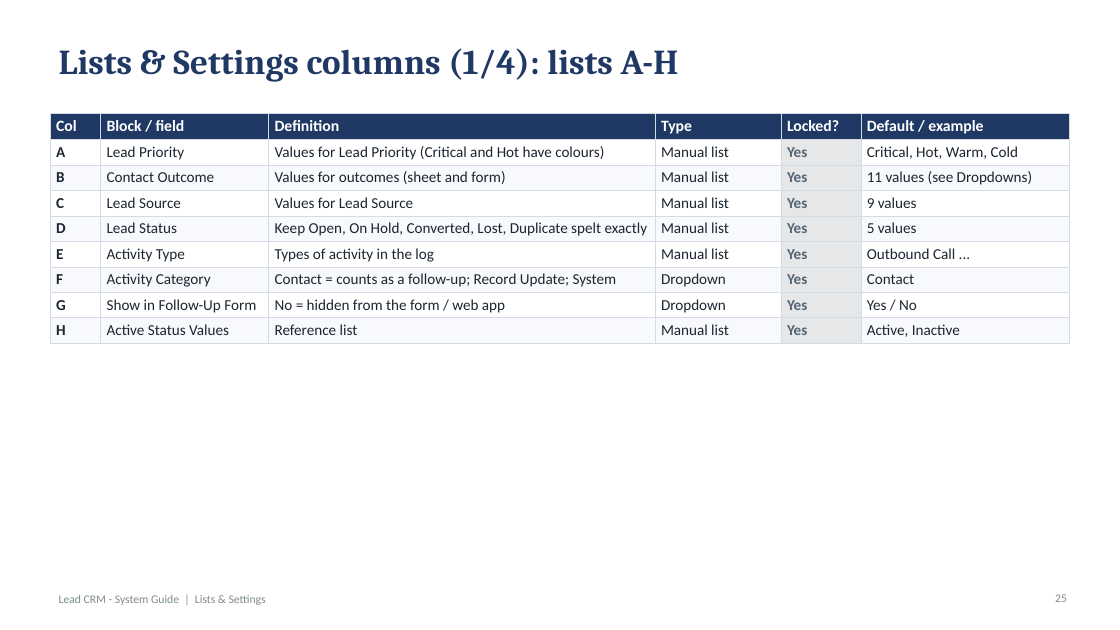
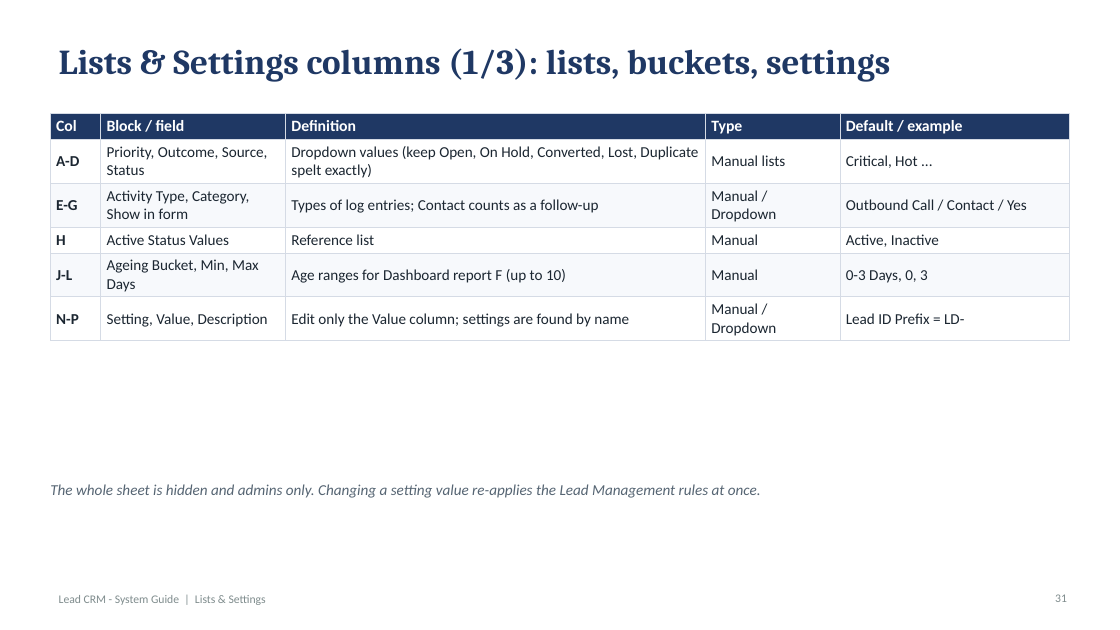
Before and after one commit to rahul123456789101112/call-centre-lead-crm, a slide deck: slide 31 of docs/Lead_CRM_System_Guide.pptx (slide 25 before the commit). Drawn at 1120x630 pixels with LibreOffice and Linux fonts; fonts in the diff are those of the drawing. Boxes give left, top, right and bottom in pixels: in the first picture for what was removed or moved away, otherwise in the second. Text is boxed around its words. In the diff, an @@ line names an element or a change of style, - is before the commit and + after.

```diff
--- a/docs/Lead_CRM_System_Guide.pptx
+++ b/docs/Lead_CRM_System_Guide.pptx
@@ title at (x1=59, y1=48, x2=890, y2=82): text changed @@
-Lists & Settings columns (1/4): lists A-H
+Lists & Settings columns (1/3): lists, buckets, settings
@@ table at (x1=50, y1=113, x2=1070, y2=340) @@
-Col | Block / field | Definition | Type | Locked? | Default / example
-A | Lead Priority | Values for Lead Priority (Critical and Hot have colours) | Manual list | Yes | Critical, Hot, Warm, Cold
-B | Contact Outcome | Values for outcomes (sheet and form) | Manual list | Yes | 11 values (see Dropdowns)
-C | Lead Source | Values for Lead Source | Manual list | Yes | 9 values
-D | Lead Status | Keep Open, On Hold, Converted, Lost, Duplicate spelt exactly | Manual list | Yes | 5 values
-E | Activity Type | Types of activity in the log | Manual list | Yes | Outbound Call ...
-F | Activity Category | Contact = counts as a follow-up; Record Update; System | Dropdown | Yes | Contact
-G | Show in Follow-Up Form | No = hidden from the form / web app | Dropdown | Yes | Yes / No
-H | Active Status Values | Reference list | Manual list | Yes | Active, Inactive
+Col | Block / field | Definition | Type | Default / example
+A-D | Priority, Outcome, Source, Status | Dropdown values (keep Open, On Hold, Converted, Lost, Duplicate spelt exactly) | Manual lists | Critical, Hot ...
+E-G | Activity Type, Category, Show in form | Types of log entries; Contact counts as a follow-up | Manual / Dropdown | Outbound Call / Contact / Yes
+H | Active Status Values | Reference list | Manual | Active, Inactive
+J-L | Ageing Bucket, Min, Max Days | Age ranges for Dashboard report F (up to 10) | Manual | 0-3 Days, 0, 3
+N-P | Setting, Value, Description | Edit only the Value column; settings are found by name | Manual / Dropdown | Lead ID Prefix = LD-
@@ text added at (x1=50, y1=484, x2=761, y2=498), 13 pt, text #566573, italic @@
+The whole sheet is hidden and admins only. Changing a setting value re-applies the Lead Management rules at once.
@@ page number at (x1=1055, y1=594, x2=1067, y2=602): text changed @@
-25
+31
```
Also in this commit, not shown: 51 other slides changed, 22 slides added, 13 slides removed.
